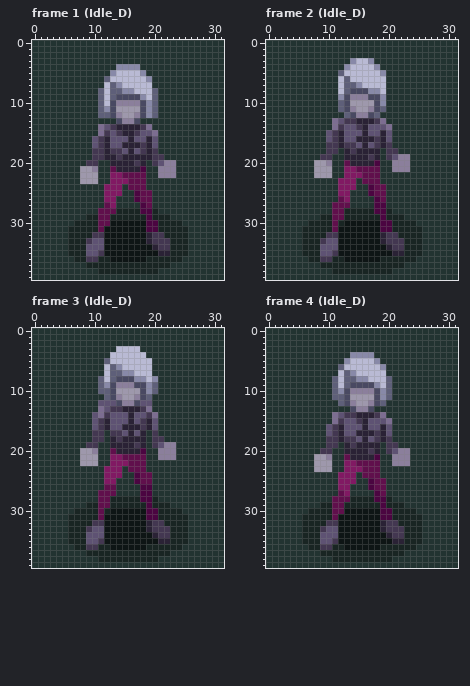
A pixel-art file gets an edit: Assets/_Sprites/Player/CharacterIdle_All.ase. The first picture shows the starting point.
32x40 pixels, 20 frames. Shown: frame 1 (Idle_D), frame 2 (Idle_D), frame 3 (Idle_D), frame 4 (Idle_D). The commit also changed other frames, which this record leaves out.
The result:
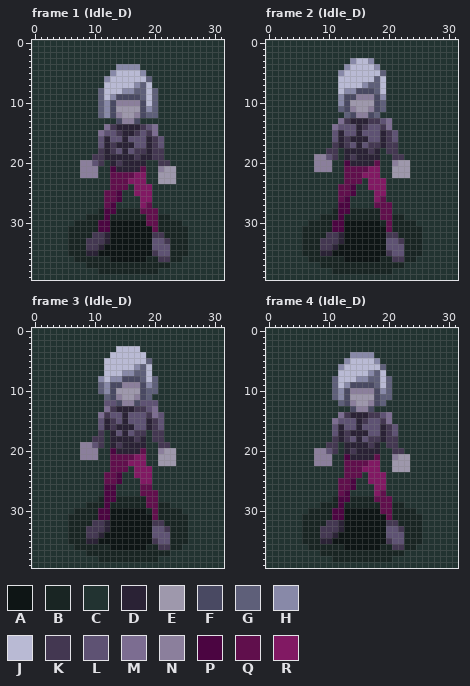
Palette (. is transparent): A #0e1515  B #192523  C #223331  D #2a2235  E #9e98ac  F #494962  G #5e5f79  H #8889a8  J #b9bad4  K #433751  L #5e5273  M #7c6d91  N #8b7f9c  P #4b0541  Q #600f4c  R #811963
The edit:
Changed rows in their new state; - is an unchanged pixel.
Frame 1 (Idle_D), layer "Body":
first column x 8:
 6 ----H------G----
 7 -----JJ--HG-----
 8 -----JJ--GG-----
 9 -----H----G-----
10 ----H------J----
12 ----H------G----
14 ---CM------LM---
15 ----L------K----
16 --CL---DL---KL--
17 --CL-KD--LL-KL--
18 --C---LDLK---K--
19 ------D--K------
20 NNLK--K--D--CKKC
21 NN---P----Q---EE
22 NNN--QQ--RR--EEE
23 CCC--QQQRRR--EEE
24 ----CQQQCRRR----
25 ----QQP--RRR----
26 ----QQP--CRR----
27 -----P----R-----
28 ---BPP----QQQ---
29 ---BP------QQ---
30 ---PP------QQ---
31 ---PP------AQ---
32 ----D------A----
33 --KKD------ALL--
34 -KKD--------LLL-
35 -DDA--------KLL-
36 -BB----------KK-
Frame 2 (Idle_D), layer "Body":
first column x 8:
 5 ----H------G----
 6 -----J----G-----
 7 -----JJJHGG-----
 8 -----HH--FG-----
 9 ------F--N------
10 ----H------G----
13 ---CM-D--K-LM---
14 ----L--DK--K----
15 --CL---DL---KL--
16 --CL-KD--LL-KL--
17 --C---LDLK---K--
18 ------D--K------
19 NNLK--K--D--CKKC
20 NN---P----Q---EE
21 NNN--QQ--RR--EEE
22 CCC--QQQRRR--EEE
23 ----CQQQCRRR----
24 ----QQP--RRR----
25 ----QQP--CRR----
26 -----P----R-----
27 ---CPP----QQQ---
28 ---BPP----BQQ---
29 ---BP------QQ---
30 ---PP------BQ---
31 ---PP------AQ---
32 ----D------A----
33 --KKD------ALL--
34 -KKD--------LLL-
35 -DDA--------KLL-
36 -BB----------KK-
Frame 3 (Idle_D), layer "Body":
first column x 8:
 5 ----J------G----
 6 -----JJ--HG-----
 7 -----JJ--GG-----
 8 ---H-HH--FG-G---
 9 ------F--N------
10 ----H------G----
12 ---C--------L---
13 ---CM-D--K-LM---
14 --C----DL----L--
15 --CL-K-DL-L-KL--
16 --CL-KD--LL-KL--
17 --C--DLDLKK--K--
18 ------D--K------
19 NNLK--K--D--CKKC
20 NN---P----Q---EE
21 NNN--QQ--RR--EEE
22 CCC--QQQRRR--EEE
23 ----CQQQCRRR----
24 ----QQP--RRR----
25 ----QQP--CRR----
26 ----PP----QQ----
27 ---CPP----QQQ---
28 ---BPP----BQQ---
29 ---BP------QQ---
30 ---PP------BQ---
31 ---PP------AQ---
32 ----D------A----
33 --KKD------ALL--
34 -KKD--------LLL-
35 -DDA--------KLL-
36 -BB----------KK-
Frame 4 (Idle_D), layer "Body":
first column x 8:
 6 ----H------G----
 7 -----JJ--HG-----
 8 -----JJ--GG-----
 9 -----H----G-----
11 ----H------G----
14 ---CM-D--K-LM---
15 ----L--DK--K----
16 --CL---DL---KL--
17 --CL-KD--LL-KL--
18 --C---LDLK---K--
19 ------D--K------
20 NNLK--K--D--CKKC
21 NN---P----Q---EE
22 NNN--QQ--RR--EEE
23 CCC--QQQRRR--EEE
24 ----CQQQCRRR----
25 ----QQP--RRR----
26 ----QQP--CRR----
27 -----P----R-----
28 ---BPP----QQQ---
29 ---BP------QQ---
30 ---PP------QQ---
31 ---PP------AQ---
32 ----D------A----
33 --KKD------ALL--
34 -KKD--------LLL-
35 -DDA--------KLL-
36 -BB----------KK-
Pixel boxes of the changes (left, top, right, bottom) in both pictures:
changed: (80, 76, 176, 262)
changed: (314, 70, 410, 262)
changed: (80, 358, 176, 550)
changed: (314, 364, 410, 550)
